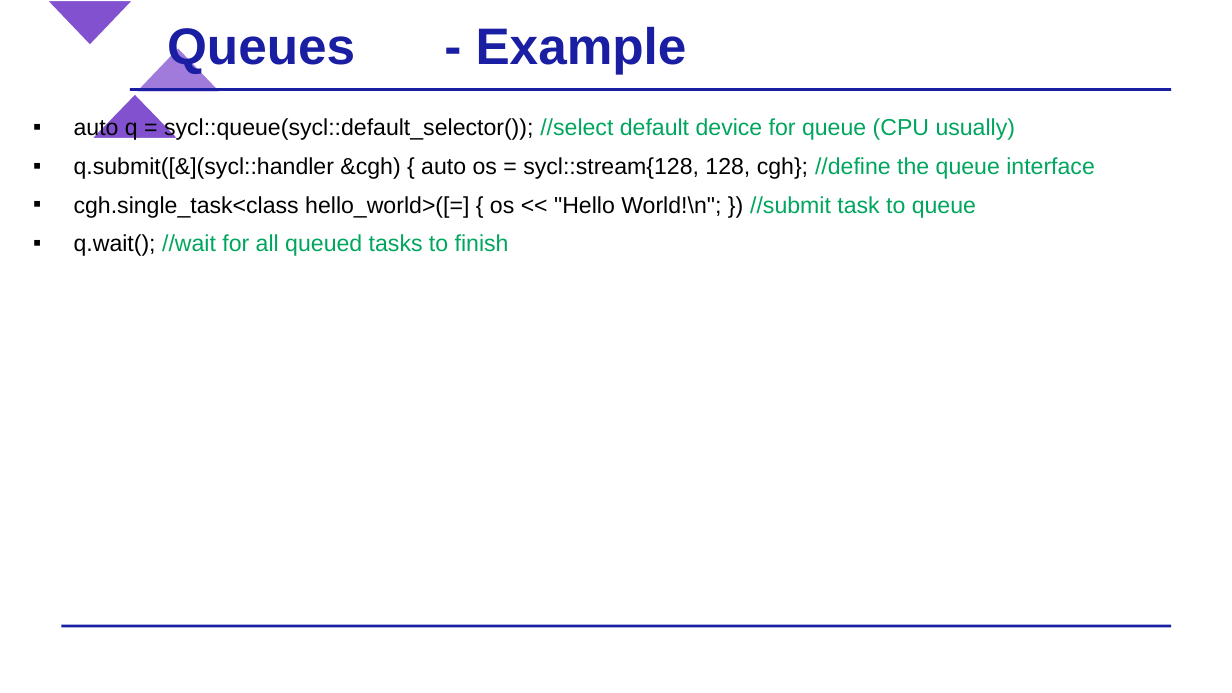
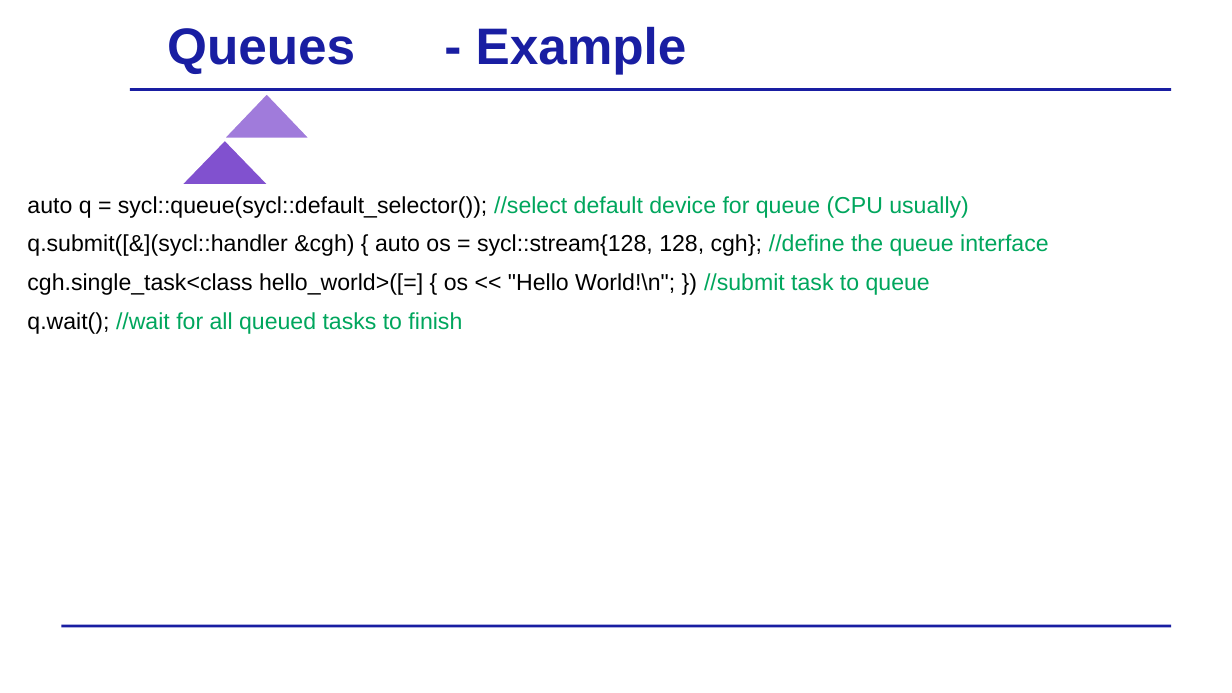
Before and after one commit to BenjaminMFindley/Reconfig-2-SYCL-DPCPP, a slide deck: slide 10 of Slides/SYCL_lecture_combined.pptx. Drawn at 1232x693 pixels with LibreOffice and Linux fonts; fonts in the diff are those of the drawing; background and template pictures are left out. Boxes give left, top, right and bottom in pixels: in the first picture for what was removed or moved away, otherwise in the second. Text is boxed around its words. In the diff, an @@ line names an element or a change of style, - is before the commit and + after.

```diff
--- a/Slides/SYCL_lecture_combined.pptx
+++ b/Slides/SYCL_lecture_combined.pptx
@@ triangle removed at (45,0,134,46) @@
@@ text "auto q = sycl::queue(sycl::default_selector()); //select ..." at (27,196,1049,334): bullet ▪ to none @@
@@ triangle: place and size @@
-triangle at (134,46,223,92)
+triangle at (223,92,311,139)
@@ triangle: place and size @@
-triangle at (90,92,179,139)
+triangle at (180,140,270,186)
```
Also in this commit, not shown: 28 other slides changed.
